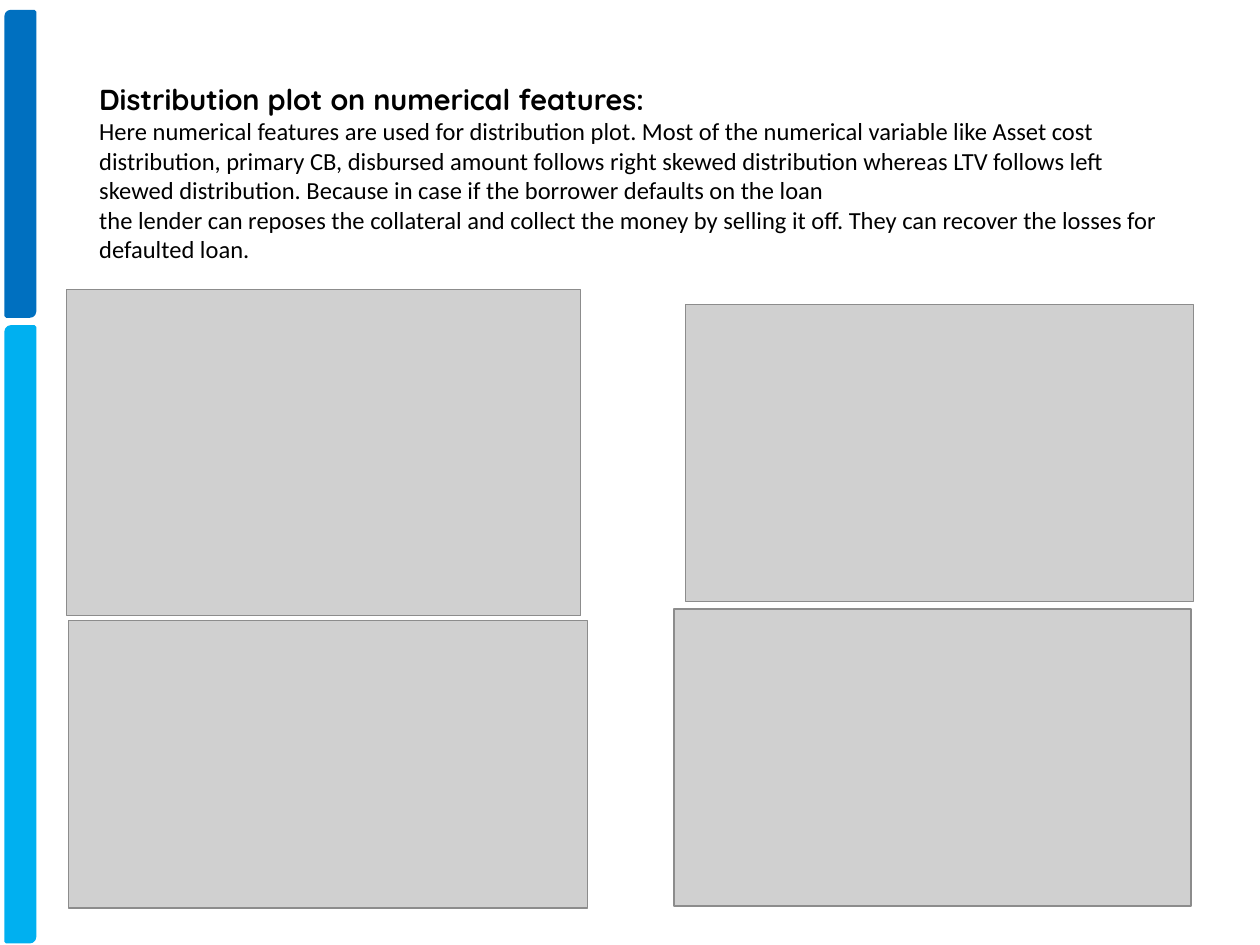
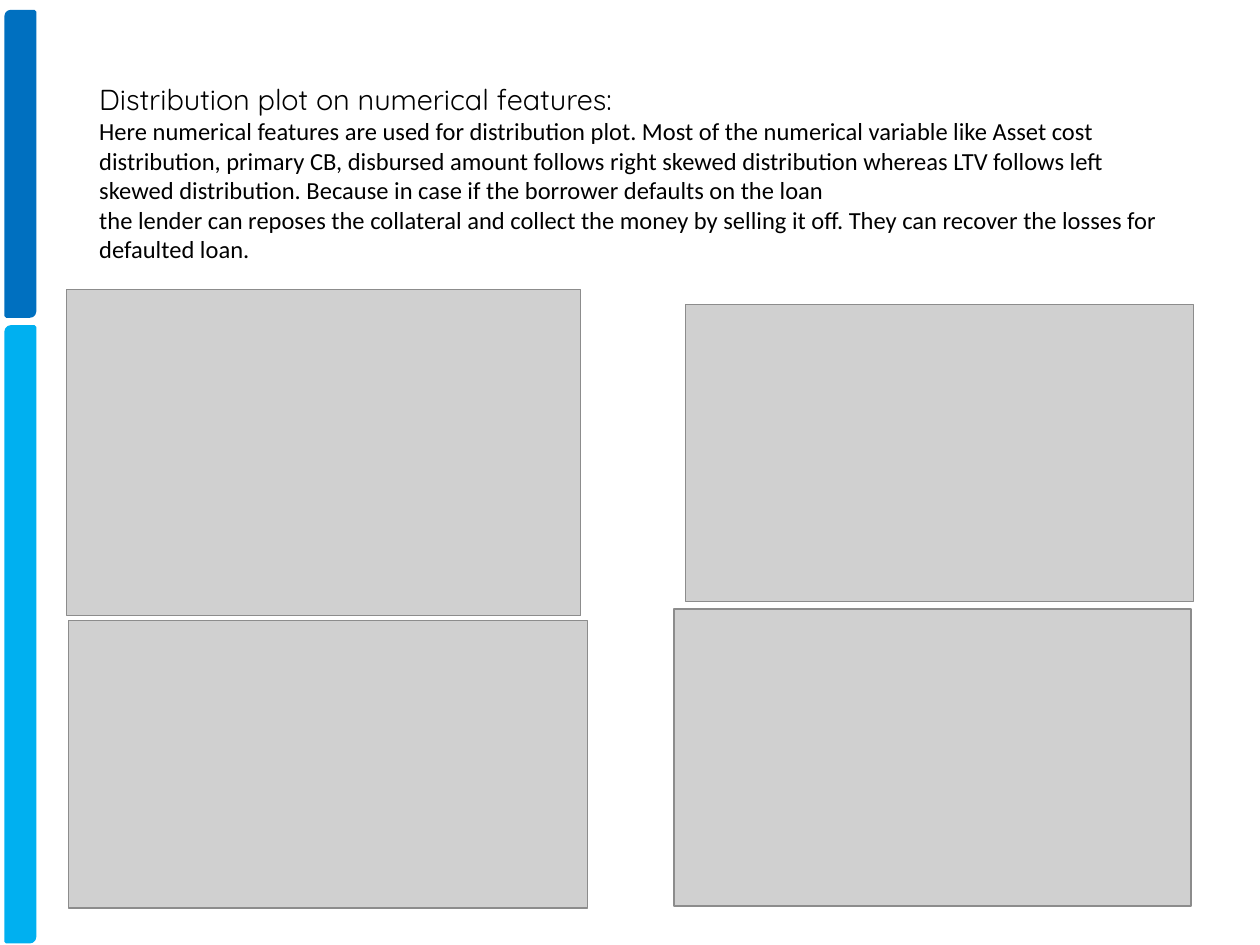
Before and after one commit to xavierigneous/Vehicle-Loan-Default-Prediction, a slide deck: slide 4 of Vehicle Loan Default Prediction.pptx. Drawn at 1260x945 pixels with LibreOffice and Linux fonts; fonts in the diff are those of the drawing; grey boxes stand for pictures; background and template pictures are left out. Boxes give left, top, right and bottom in pixels: in the first picture for what was removed or moved away, otherwise in the second. Text is boxed around its words. In the diff, an @@ line names an element or a change of style, - is before the commit and + after.

```diff
--- a/Vehicle Loan Default Prediction.pptx
+++ b/Vehicle Loan Default Prediction.pptx
@@ title "Distribution plot on numerical features: ..." at <box>99,88,1155,258</box>: bold off in "Distribution plot on numerical features:" @@
```
Also in this commit, not shown: 5 other slides changed, 2 slides added, 1 slide removed, 3 other files.
